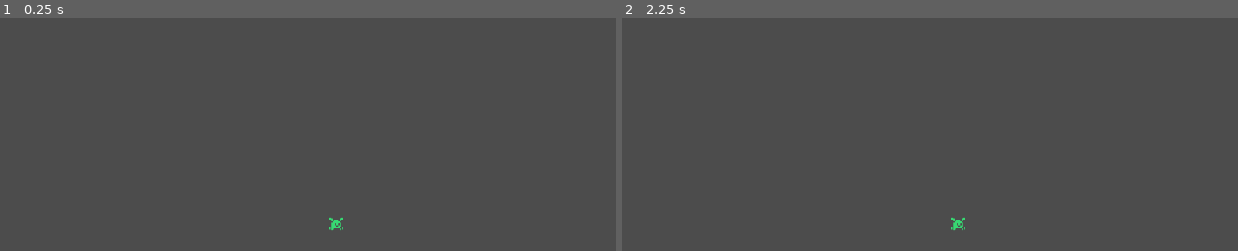
Above: before the commit, frames 1-2 (left to right).
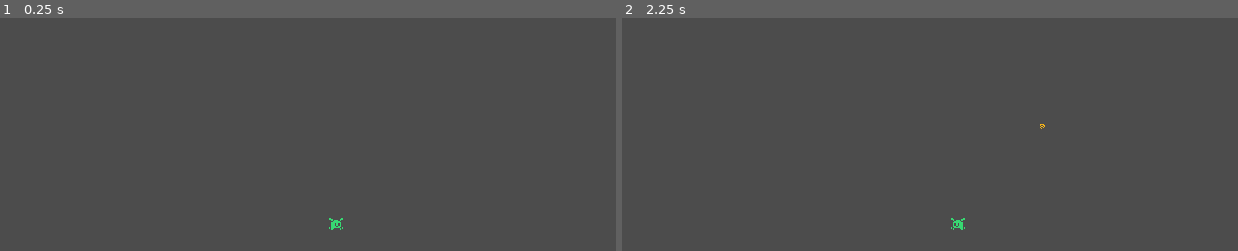
Above: after the commit, the same moments.

Repository: UNQ-VideoJuegos/Minion3-GrupoA
Game: Godot game, scene res://main_character/testScene.tscn
The game is run twice, just before and just after one commit, with the same random seed, the same clock (stepped at 60 frames per second) and the same inputs. The project has no main scene, so this scene is started directly.
Inputs (mouse positions are in pixels of both pictures, inside the frame that each line leads up to):
- Up to frame 1 (0.25 s): no input
- Up to frame 2 (2.25 s): tap Enter (ui_accept) at 0.5, 0.77, 1.25, 1.52 s; move the mouse to (1133, 199) at 0.52 s; hold D (move_right) 0.53-2.03 s; click (1133, 199) at 0.6 s; move the mouse to (800, 246) at 1.27 s; click (800, 246) at 1.35 s; move the mouse to (1040, 120) at 2.02 s; hold A (move_left) from 2.03 s (still down); click (1040, 120) at 2.1 s

The runs differ from the first frame. In frame 1, less than 0.1% of the frame differs, in the area x 53-56%, y 85-91%; in frame 2, less than 0.1%, in the area x 53-69%, y 45-91%.
Error before the commit: Invalid call. Nonexistent function 'instance' in base 'Nil'. (res://main_character/testScene.gd:6)

Commit message:
personaje
movimiento y disparo del personaje completo. Para las balas se uso un sprite de prueba (no definitivo)

Diff:
--- a/bullets/Bullet.tscn
+++ b/bullets/Bullet.tscn
@@ -1,17 +1,25 @@
-[gd_scene load_steps=3 format=2]
+[gd_scene load_steps=4 format=2]
 
-[ext_resource path="res://Bullet.gd" type="Script" id=1]
+[ext_resource path="res://bullets/Bullet.gd" type="Script" id=1]
 [ext_resource path="res://assets/colored_transparent.png" type="Texture" id=2]
 
+[sub_resource type="RectangleShape2D" id=1]
+extents = Vector2( 3.0625, 3.0625 )
+
 [node name="Bullet" type="Area2D"]
+collision_layer = 4
+collision_mask = 24
 script = ExtResource( 1 )
+speed = 750
 
 [node name="Sprite" type="Sprite" parent="."]
 texture = ExtResource( 2 )
 region_enabled = true
+region_rect = Rect2( 378.621, 72.6825, 6.64334, 6.64333 )
 
 [node name="LifeTime" type="Timer" parent="."]
 
 [node name="CollisionShape2D" type="CollisionShape2D" parent="."]
+shape = SubResource( 1 )
 [connection signal="body_entered" from="." to="." method="_on_Bullet_body_entered"]
 [connection signal="timeout" from="LifeTime" to="." method="_on_LifeTime_timeout"]
--- a/Personaje.gd
+++ b/main_character/Personaje.gd
@@ -26,7 +26,8 @@
 func _physics_process(delta):
 	$GunPosition.look_at(get_global_mouse_position())
 	var is_jump_interrupted = Input.is_action_just_released("move_up") and velocity.y < 0.0
-	var direction = get_direction()
+	#var direction = get_direction()
+	var direction = control()
 	velocity = calculate_move(velocity,direction,is_jump_interrupted)
 	if Input.is_action_just_pressed("click"):
 		shoot()
@@ -39,6 +40,19 @@
 	return Vector2(Input.get_action_strength("move_right") - Input.get_action_strength("move_left"),
 		-1.0 if Input.is_action_just_pressed("move_up") and is_on_floor() else 0.0)
 
+func control():
+	var dir = Vector2.ZERO
+	if Input.is_action_pressed("move_left"):
+		dir.x = -1.0
+		$Sprite.flip_h = true
+	if Input.is_action_pressed("move_right"):
+		dir.x = 1.0
+		$Sprite.flip_h = false
+	if Input.is_action_just_pressed("move_up") and is_on_floor():
+		dir.y = -1.0
+	else :
+		0.0
+	return dir
 
 func calculate_move(linear_velocity, direction,is_jump_interrupted):
 	var move = linear_velocity
--- a/main_character/Personaje.tscn
+++ b/main_character/Personaje.tscn
@@ -1,13 +1,18 @@
-[gd_scene load_steps=4 format=2]
+[gd_scene load_steps=5 format=2]
 
-[ext_resource path="res://Personaje.gd" type="Script" id=1]
+[ext_resource path="res://main_character/Personaje.gd" type="Script" id=1]
 [ext_resource path="res://assets/colored_transparent.png" type="Texture" id=2]
+[ext_resource path="res://bullets/Bullet.tscn" type="PackedScene" id=3]
 
 [sub_resource type="RectangleShape2D" id=1]
 extents = Vector2( 9.31004, 8.34467 )
 
 [node name="Personaje" type="KinematicBody2D"]
+collision_layer = 2
 script = ExtResource( 1 )
+speed = 200.0
+Bullet = ExtResource( 3 )
+gun_cooldown = 0.2
 
 [node name="CollisionShape2D" type="CollisionShape2D" parent="."]
 shape = SubResource( 1 )
--- a/main_character/testScene.tscn
+++ b/main_character/testScene.tscn
@@ -9,12 +9,27 @@
 [node name="test" type="Node2D"]
 script = ExtResource( 2 )
 
-[node name="Personaje" parent="." instance=ExtResource( 1 )]
-position = Vector2( 155.052, 95.8763 )
-
 [node name="StaticBody2D" type="StaticBody2D" parent="."]
-position = Vector2( 137.806, 218.979 )
+position = Vector2( 140.051, 279.592 )
 
 [node name="CollisionShape2D" type="CollisionShape2D" parent="StaticBody2D"]
 shape = SubResource( 1 )
+
+[node name="StaticBody2D2" type="StaticBody2D" parent="."]
+position = Vector2( 137.806, 218.979 )
+
+[node name="CollisionShape2D" type="CollisionShape2D" parent="StaticBody2D2"]
+position = Vector2( 824.266, 52.1678 )
+shape = SubResource( 1 )
+
+[node name="StaticBody2D3" type="StaticBody2D" parent="."]
+position = Vector2( 211.345, 298.175 )
+
+[node name="CollisionShape2D" type="CollisionShape2D" parent="StaticBody2D3"]
+position = Vector2( 334.338, -115.244 )
+shape = SubResource( 1 )
+
+[node name="Personaje" parent="." instance=ExtResource( 1 )]
+speed = 350.0
+gravity = 500.0
 [connection signal="shoot" from="Personaje" to="." method="_on_Personaje_shoot"]
--- a/project.godot
+++ b/project.godot
@@ -17,6 +17,12 @@
 
 config/name="Minion 3"
 config/icon="res://icon.png"
+
+[display]
+
+window/size/always_on_top=true
+window/stretch/mode="2d"
+window/stretch/aspect="keep"
 
 [input]
 
@@ -46,6 +52,14 @@
  ]
 }
 
+[layer_names]
+
+2d_physics/layer_1="world"
+2d_physics/layer_2="player"
+2d_physics/layer_3="bullet"
+2d_physics/layer_4="enemie"
+2d_physics/layer_5="box"
+
 [rendering]
 
 environment/default_environment="res://default_env.tres"
Renamed: Bullet.gd -> bullets/Bullet.gd
